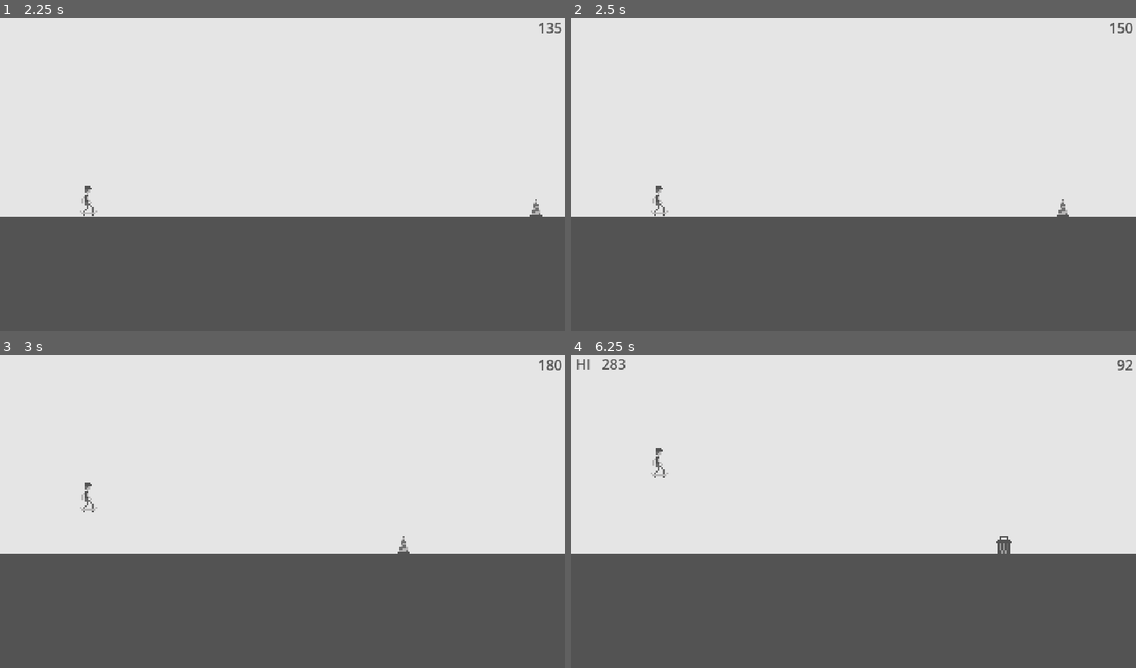
Above: before the commit, frames 1-4 (two rows, left to right).
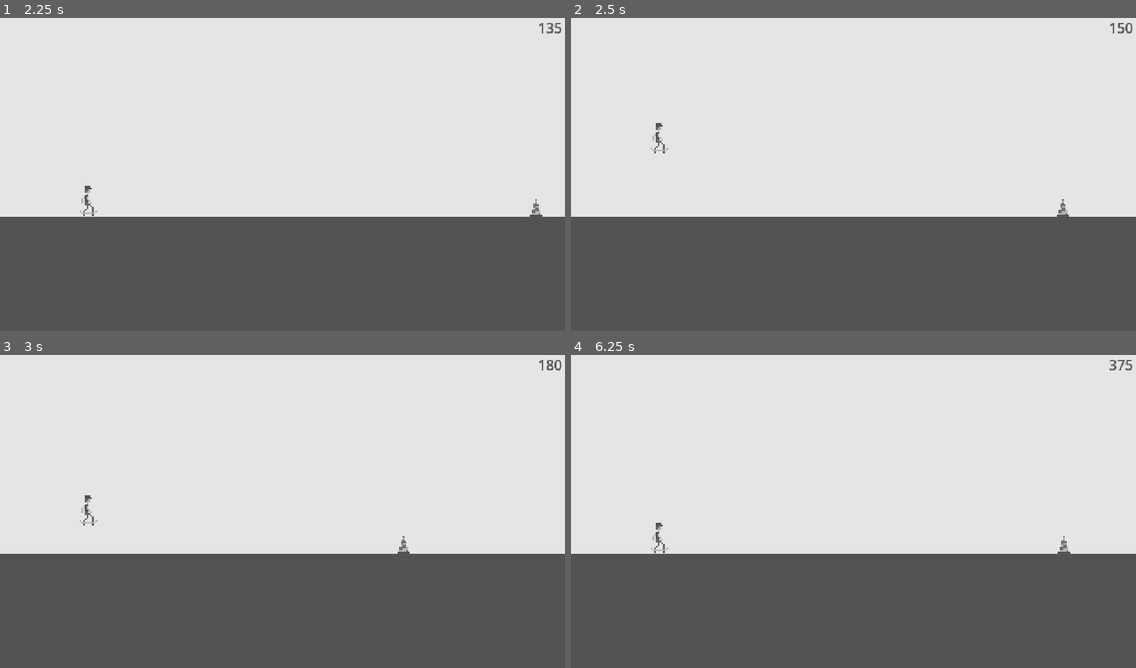
Above: after the commit, the same moments.

Repository: zvoverman/skating-game
Game: Godot game, scene res://scenes/world.tscn
Two runs of this game, one before a commit and one after it. Both use one fixed random seed, a clock stepped at 60 frames per second and the inputs below.
Inputs (mouse positions are in pixels of both pictures, inside the frame that each line leads up to):
- Up to frame 1 (2.25 s): tap Enter (ui_accept) at 0.5, 0.6, 0.77, 1.07, 1.35, 1.52, 1.82, 2.1 s; move the mouse to (406, 155) at 0.52 s; click (406, 155) at 0.67 s; move the mouse to (169, 187) at 1.27 s; click (169, 187) at 1.42 s; move the mouse to (339, 102) at 2.02 s; click (339, 102) at 2.17 s
- Up to frame 2 (2.5 s): no input
- Up to frame 3 (3 s): move the mouse to (254, 574) at 2.77 s; tap Enter (ui_accept) at 2.85 s; click (254, 574) at 2.92 s
- Up to frame 4 (6.25 s): tap Enter (ui_accept) at 3.02, 3.32, 3.6, 3.77, 4.07, 4.35, 4.52, 4.82, 5.1, 5.85, 6.02 s; move the mouse to (1023, 558) at 3.52 s; click (1023, 558) at 3.67 s; move the mouse to (684, 461) at 4.27 s; click (684, 461) at 4.42 s; move the mouse to (881, 508) at 5.02 s; click (881, 508) at 5.17 s; move the mouse to (768, 430) at 5.77 s; click (768, 430) at 5.92 s

Frame 1 is identical in both runs. In frame 2, 0.2% of the frame differs, in the area x 14-18%, y 33-64%; in frame 3, 0.1%; in frame 4, 0.6%, in the area x 1-100%, y 1-64%.

Commit message:
add mobile support

Diff:
--- a/scripts/player.gd
+++ b/scripts/player.gd
@@ -14,9 +14,16 @@
 
 	# Handle jump.
 	if Input.is_action_just_pressed("ui_accept") and is_on_floor():
-		velocity.y = JUMP_VELOCITY
+		jump()
 
 	move_and_slide()
 
+func jump():
+	velocity.y = JUMP_VELOCITY
+
 func damage():
 	World.reset()
+
+func _unhandled_input(event):
+	if event is InputEventScreenTouch and is_on_floor():
+		jump()
